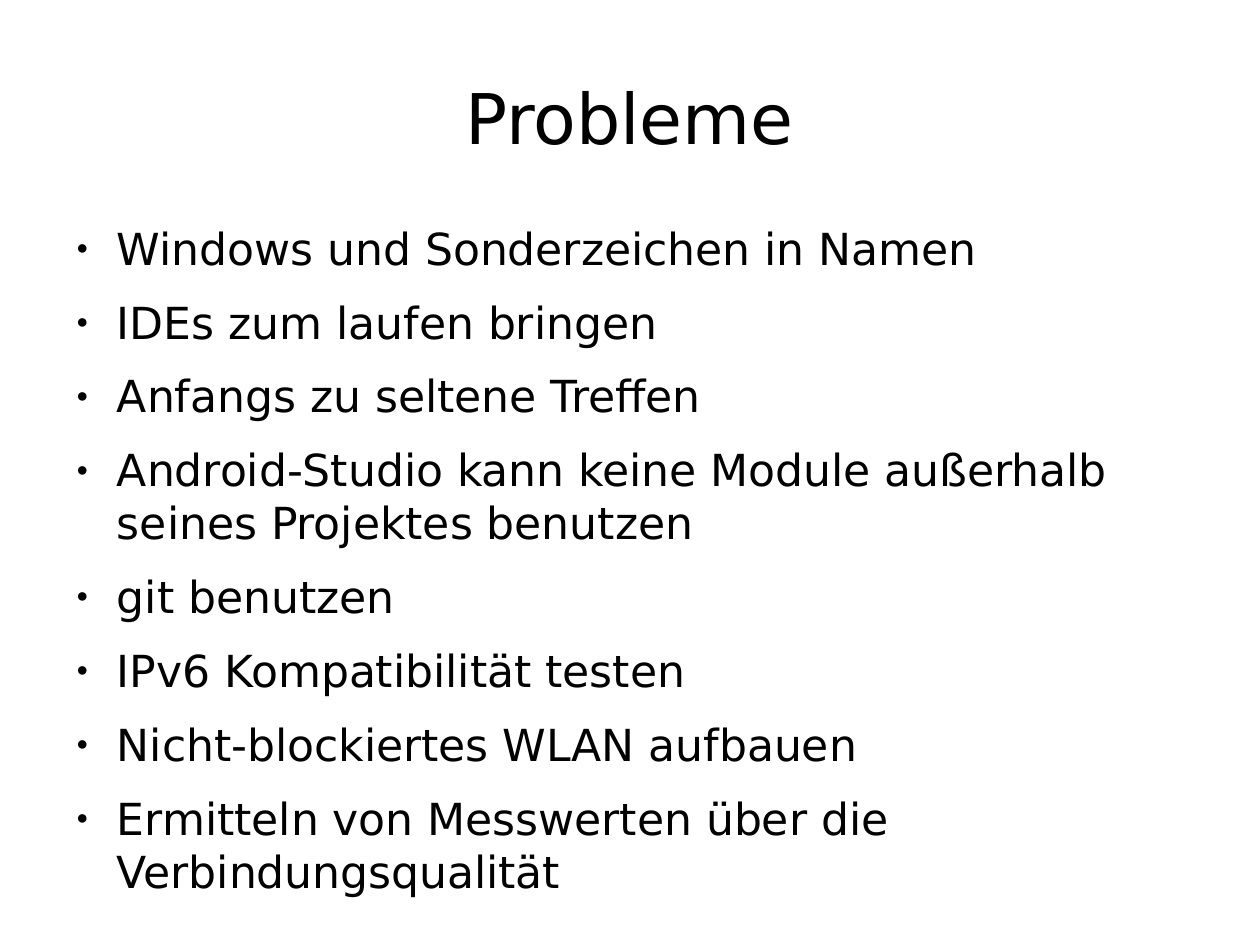
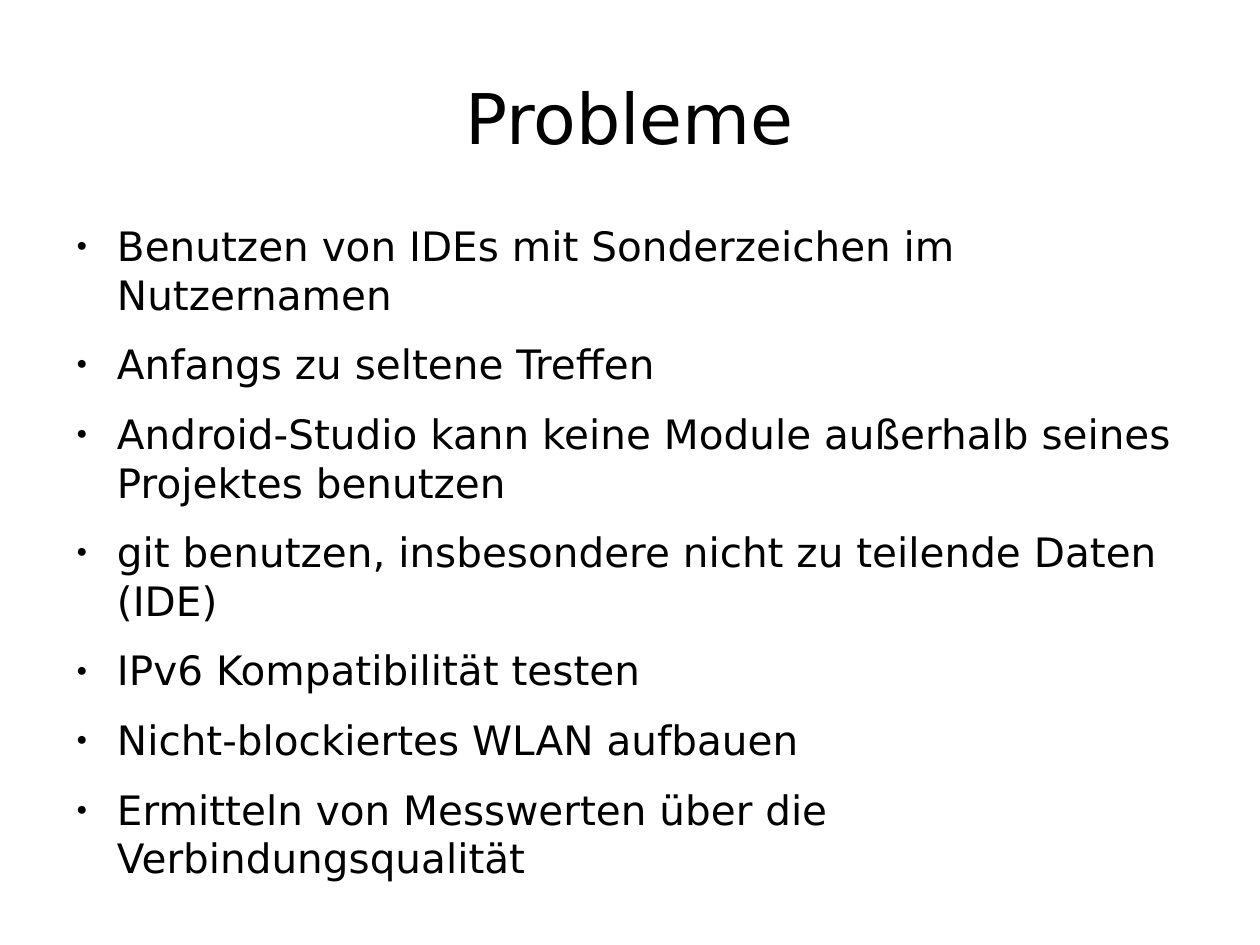
Before and after one commit to enra64/psychic-giggle, a slide deck: slide 16 of zwischenstand anfang dezember.odp (slide 19 before the commit). Drawn at 1260x945 pixels with LibreOffice and Linux fonts; fonts in the diff are those of the drawing. Boxes give left, top, right and bottom in pixels: in the first picture for what was removed or moved away, otherwise in the second. Text is boxed around its words. In the diff, an @@ line names an element or a change of style, - is before the commit and + after.

```diff
--- a/zwischenstand anfang dezember.odp
+++ b/zwischenstand anfang dezember.odp
@@ text at <box>117,230,955,311</box>: text changed; size 27.8 to 25.5 pt @@
-● Windows und Sonderzeichen in Namen
-● IDEs zum laufen bringen
+● Benutzen von IDEs mit Sonderzeichen im Nutzernamen
@@ text at <box>117,348,1171,882</box>: size 27.8 to 25.5 pt in "Anfangs zu seltene Treffen", "Android-Studio kann keine Module außerhalb seines Projektes ...", "IPv6 Kompatibilität testen", "Nicht-blockiertes WLAN aufbauen" and 1 more places @@
@@ text at <box>117,536,1157,622</box>: text changed; size 27.8 to 25.5 pt @@
-● git benutzen
+● git benutzen, insbesondere nicht zu teilende Daten (IDE)
```
Also in this commit, not shown: 8 other slides changed, 3 slides removed.
